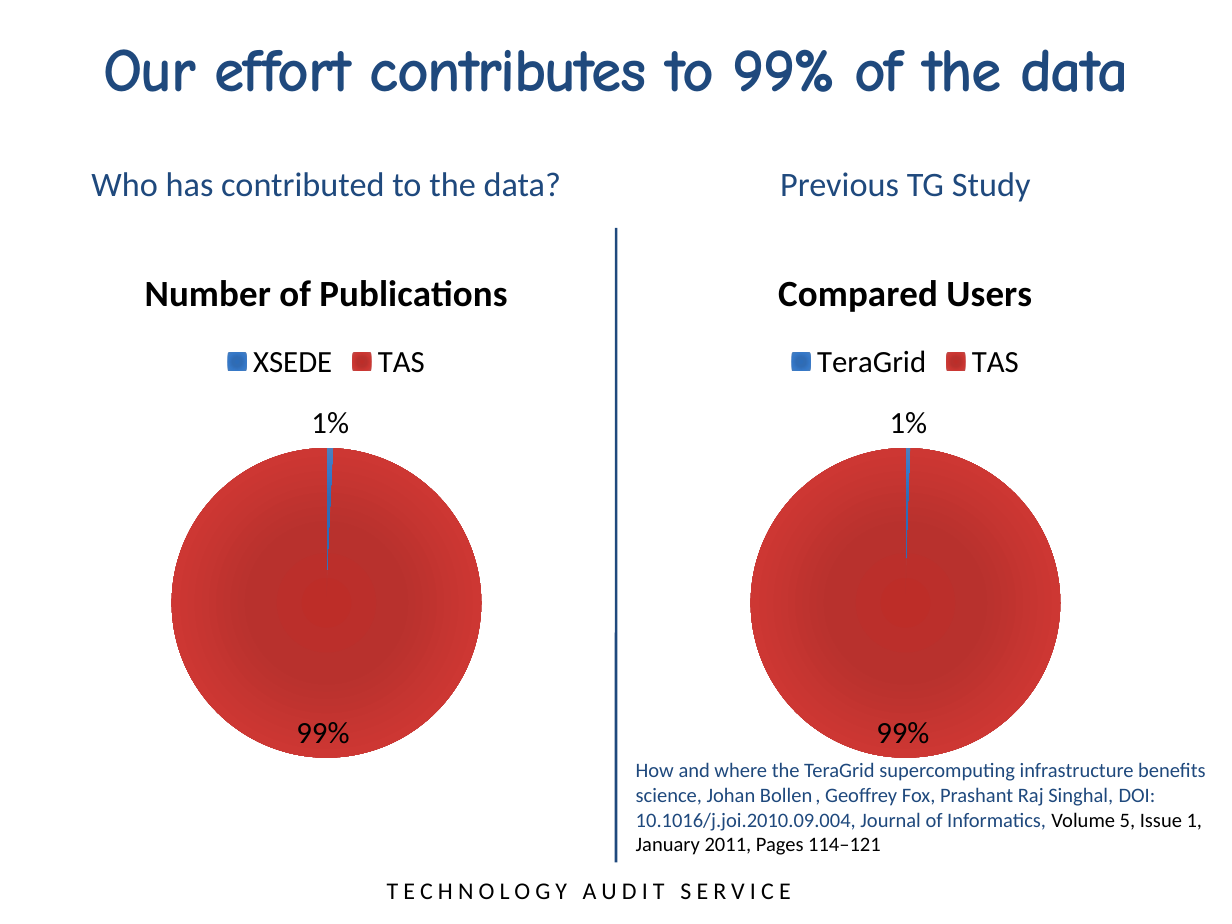
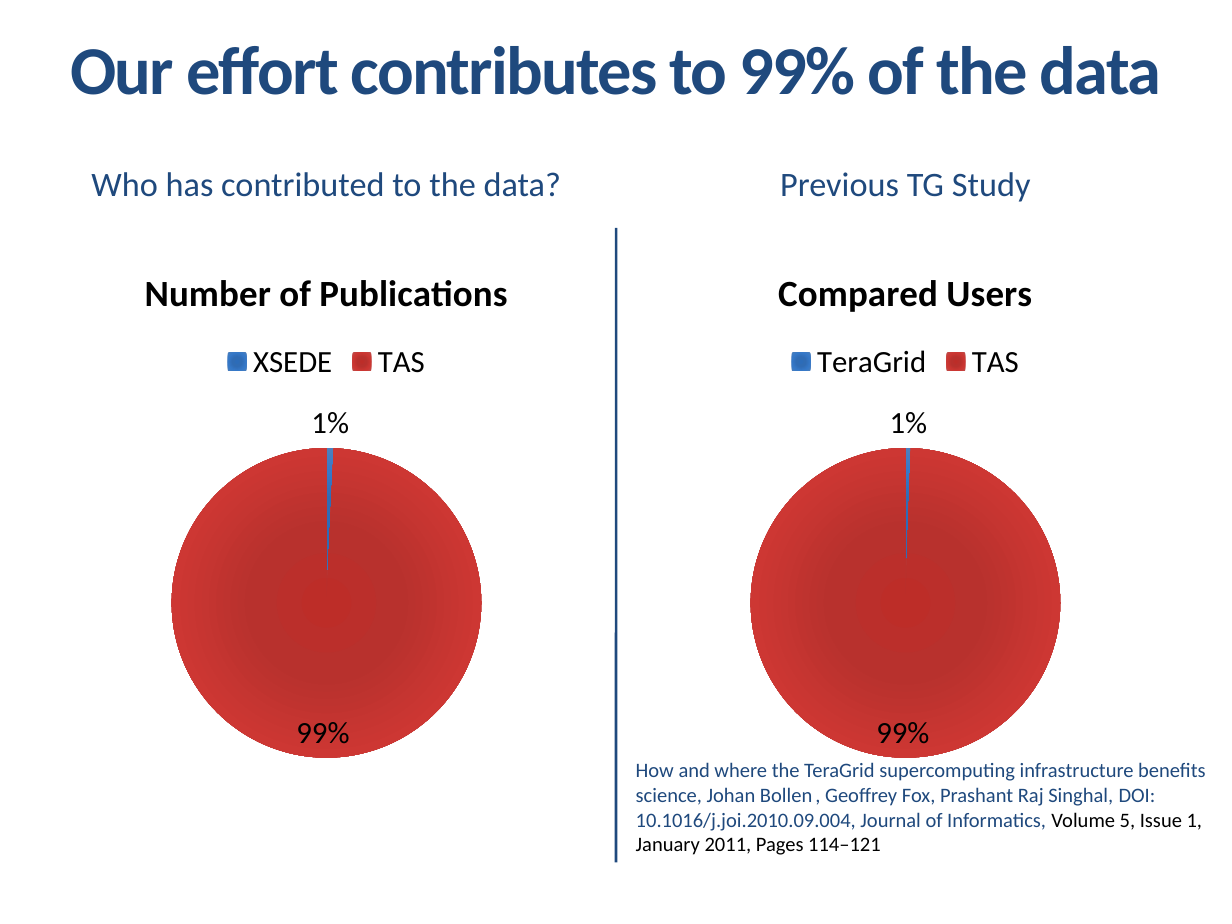
Before and after one commit to cyberaide/paper-tas-2, a slide deck: slide 10 of images/ppt/TAS Scientific-Impact-Oct-2014-2.0-v3.pptx. Drawn at 1232x924 pixels with LibreOffice and Linux fonts; fonts in the diff are those of the drawing; background and template pictures are left out. Boxes give left, top, right and bottom in pixels: in the first picture for what was removed or moved away, otherwise in the second. Text is boxed around its words. In the diff, an @@ line names an element or a change of style, - is before the commit and + after.

```diff
--- a/images/ppt/TAS Scientific-Impact-Oct-2014-2.0-v3.pptx
+++ b/images/ppt/TAS Scientific-Impact-Oct-2014-2.0-v3.pptx
@@ title "Our effort contributes to 99% ..." at (70, 46, 1162, 95): size 36 to 40 pt, font Comic Neue to Calibri @@
@@ text removed at (387, 883, 790, 899) @@
-TECHNOLOGY AUDIT SERVICE
```
Also in this commit, not shown: 36 other slides changed, 2 other files.
